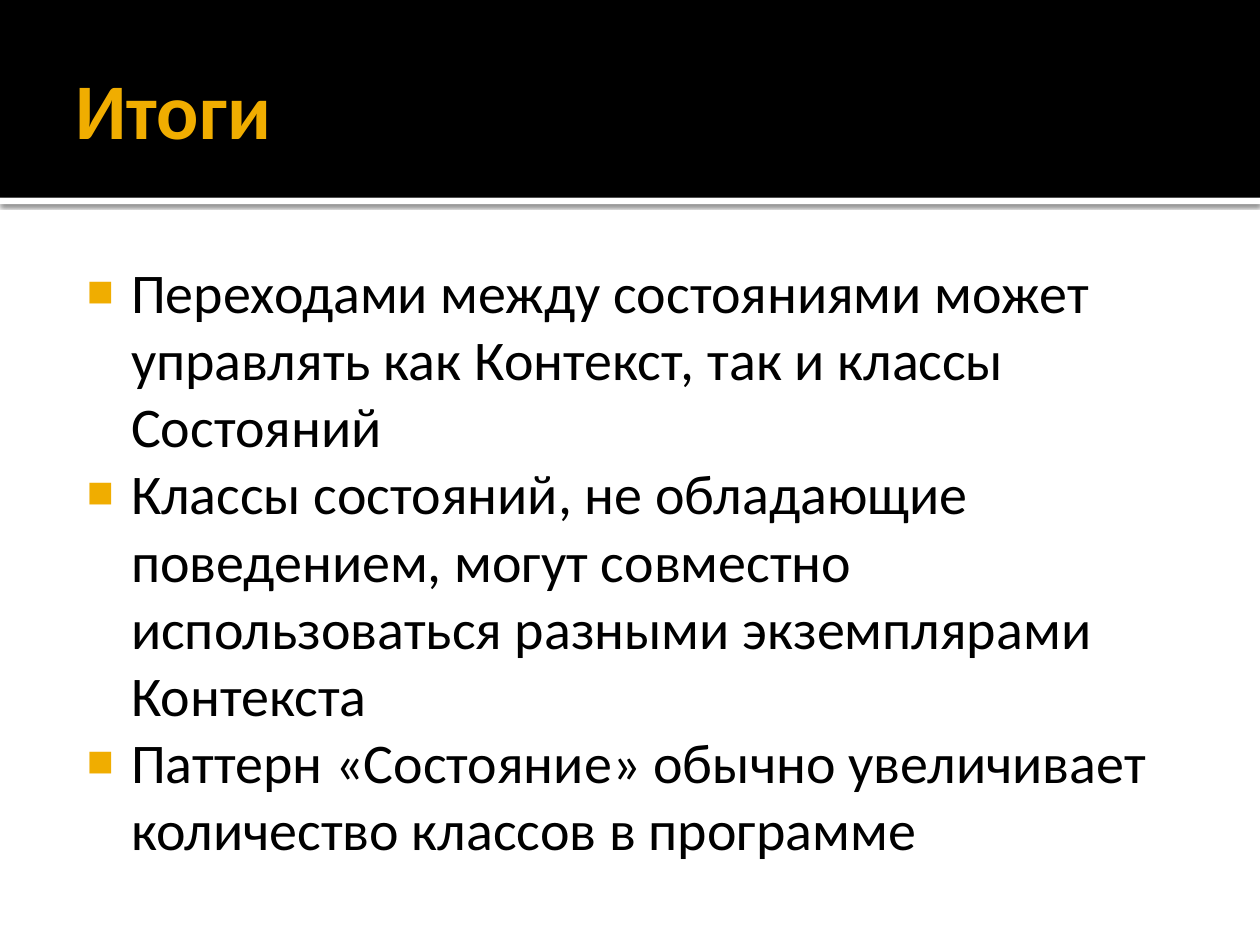
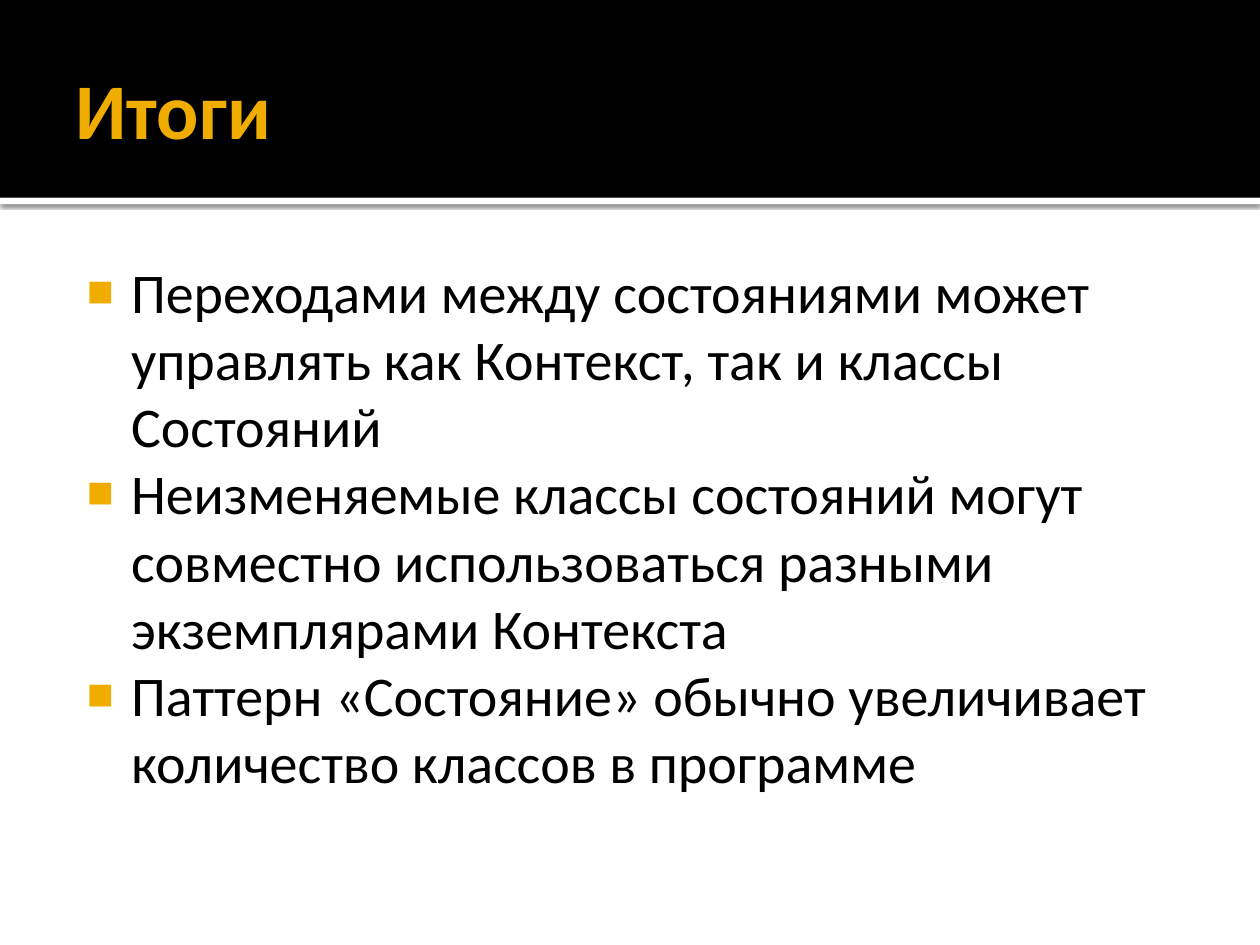
Before and after one commit to alexey-malov/ood, a slide deck: slide 40 of lectures/11.state/state.pptx. Drawn at 1260x945 pixels with LibreOffice and Linux fonts; fonts in the diff are those of the drawing. Boxes give left, top, right and bottom in pixels: in the first picture for what was removed or moved away, otherwise in the second. Text is boxed around its words. In the diff, an @@ line names an element or a change of style, - is before the commit and + after.

Commit message:
Обновил лекцию по паттерну "Состояние"

```diff
--- a/lectures/11.state/state.pptx
+++ b/lectures/11.state/state.pptx
@@ text at [131, 476, 1083, 658]: text changed @@
-■ Классы состояний, не обладающие поведением, могут совместно использоваться разными экземплярами Контекста
+■ Неизменяемые классы состояний могут совместно использоваться разными экземплярами Контекста
```
